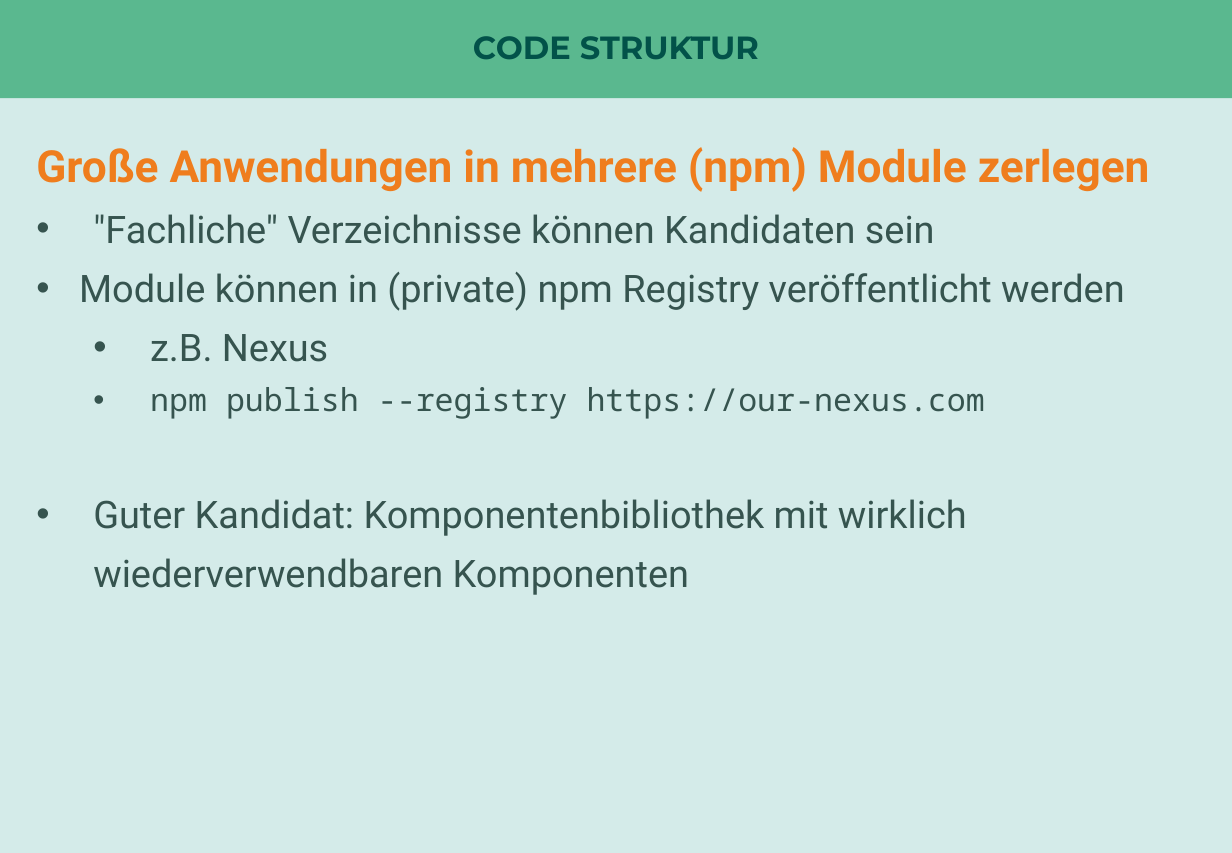
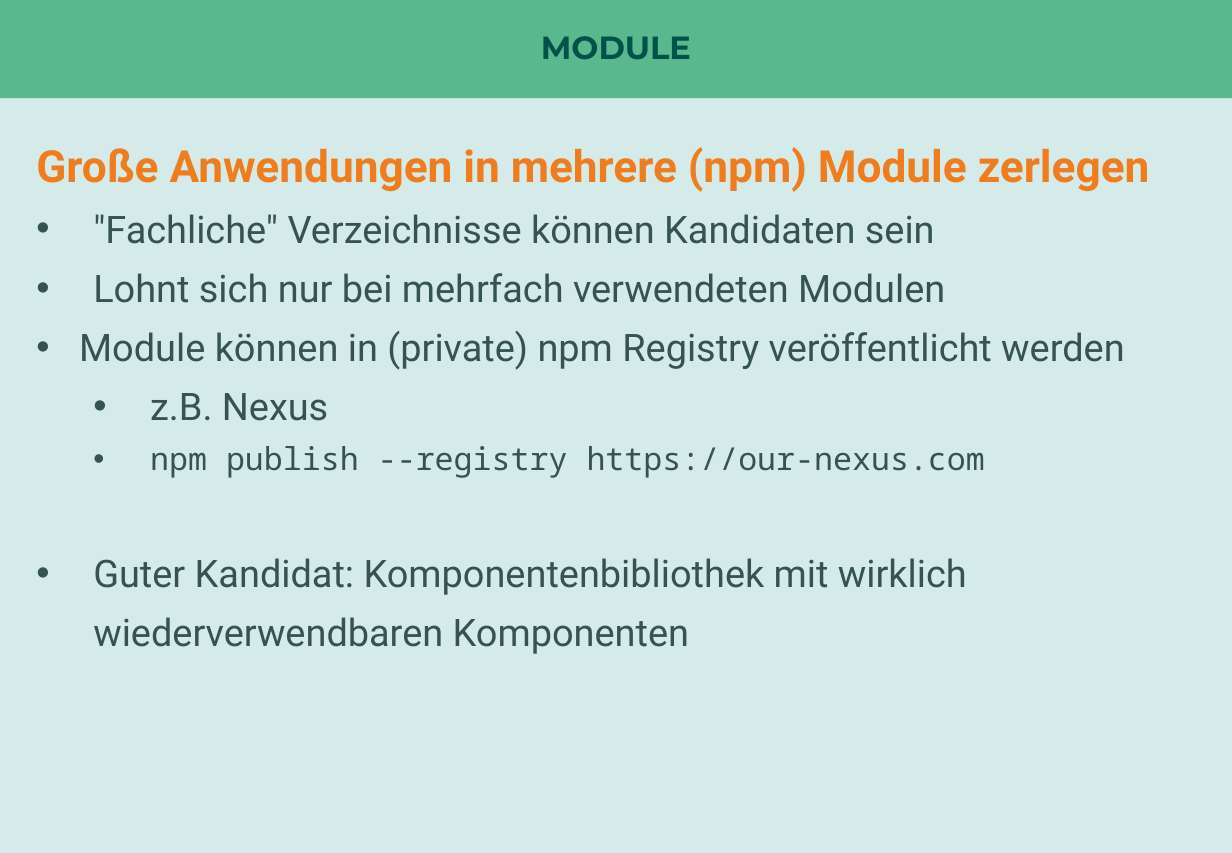
Before and after one commit to nilshartmann/react-talk, a slide deck: slide 26 of react-in-enterprise-anwendungen.pptx (slide 22 before the commit). Drawn at 1232x853 pixels with LibreOffice and Linux fonts; fonts in the diff are those of the drawing. Boxes give left, top, right and bottom in pixels: in the first picture for what was removed or moved away, otherwise in the second. Text is boxed around its words. In the diff, an @@ line names an element or a change of style, - is before the commit and + after.

```diff
--- a/react-in-enterprise-anwendungen.pptx
+++ b/react-in-enterprise-anwendungen.pptx
@@ title at (541, 36, 691, 59): text changed @@
-CODE STRUKTUR
+MODULE
@@ text at (93, 273, 945, 303): paragraph added @@
+• Lohnt sich nur bei mehrfach verwendeten Modulen
```
Also in this commit, not shown: 2 other slides changed, 4 slides added, 1 slide removed, 1 other file.
